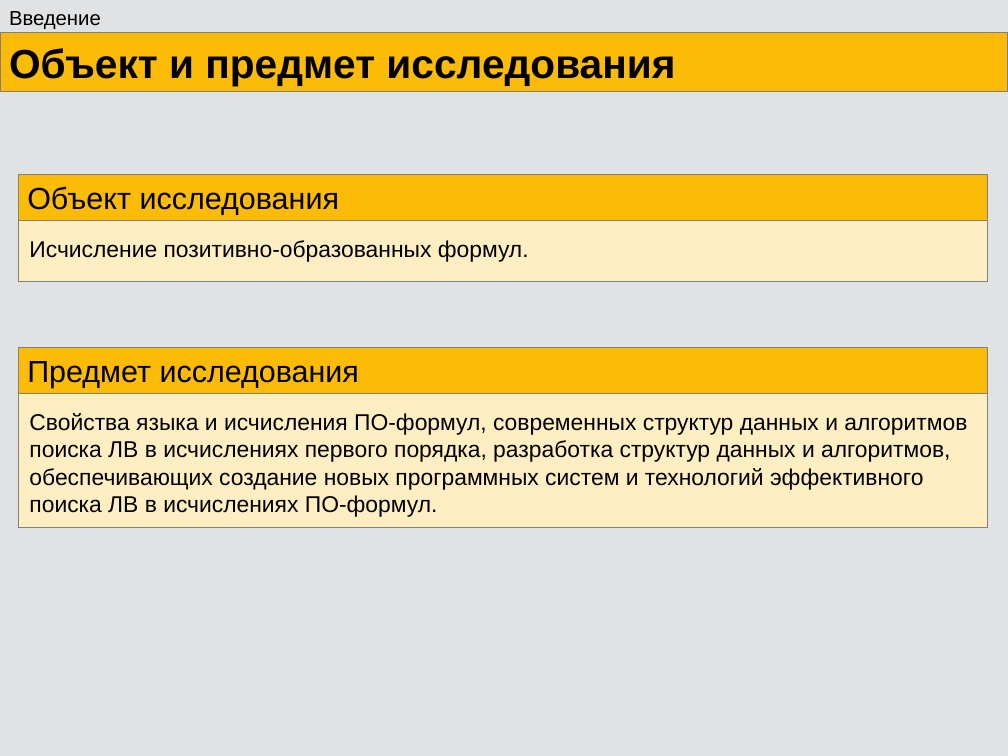
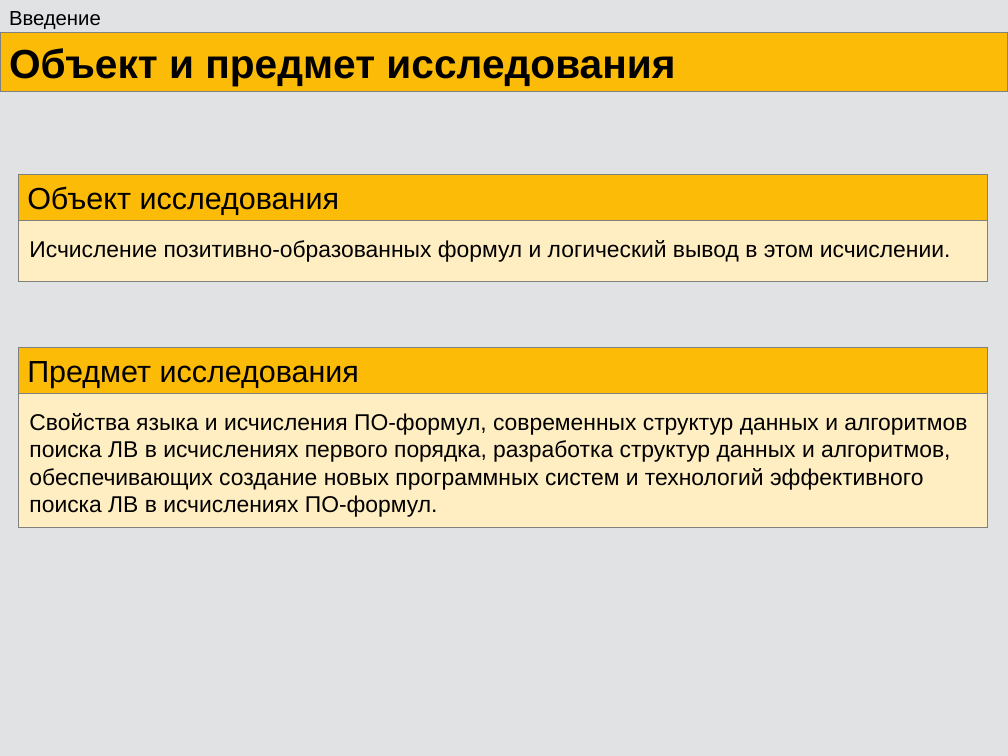
Before and after one commit to eugeneai/prisnif, a slide deck: slide 4 of brick/pres/pacman.odp. Drawn at 1008x756 pixels with LibreOffice and Linux fonts; fonts in the diff are those of the drawing. Boxes give left, top, right and bottom in pixels: in the first picture for what was removed or moved away, otherwise in the second. Text is boxed around its words. In the diff, an @@ line names an element or a change of style, - is before the commit and + after.

```diff
--- a/brick/pres/pacman.odp
+++ b/brick/pres/pacman.odp
@@ text at (x1=29, y1=240, x2=950, y2=262): text changed @@
-Исчисление позитивно-образованных формул.
+Исчисление позитивно-образованных формул и логический вывод в этом исчислении.
```
Also in this commit, not shown: 6 other slides changed.
